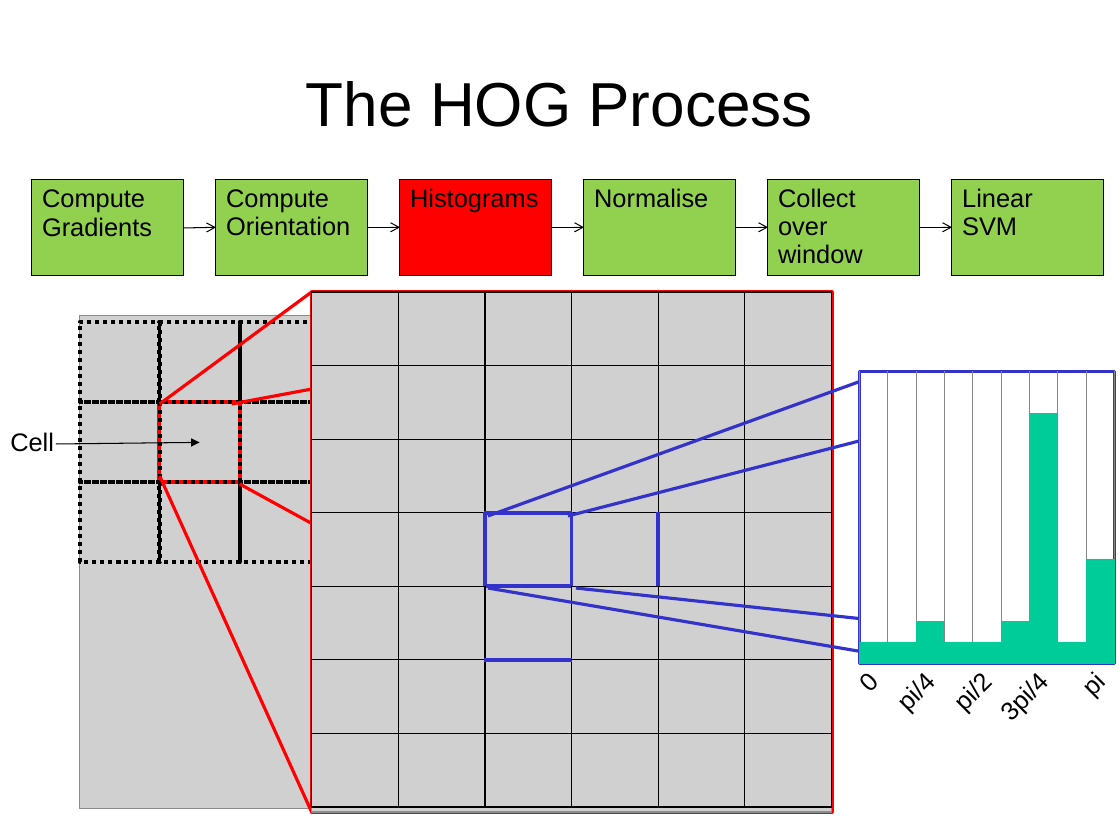
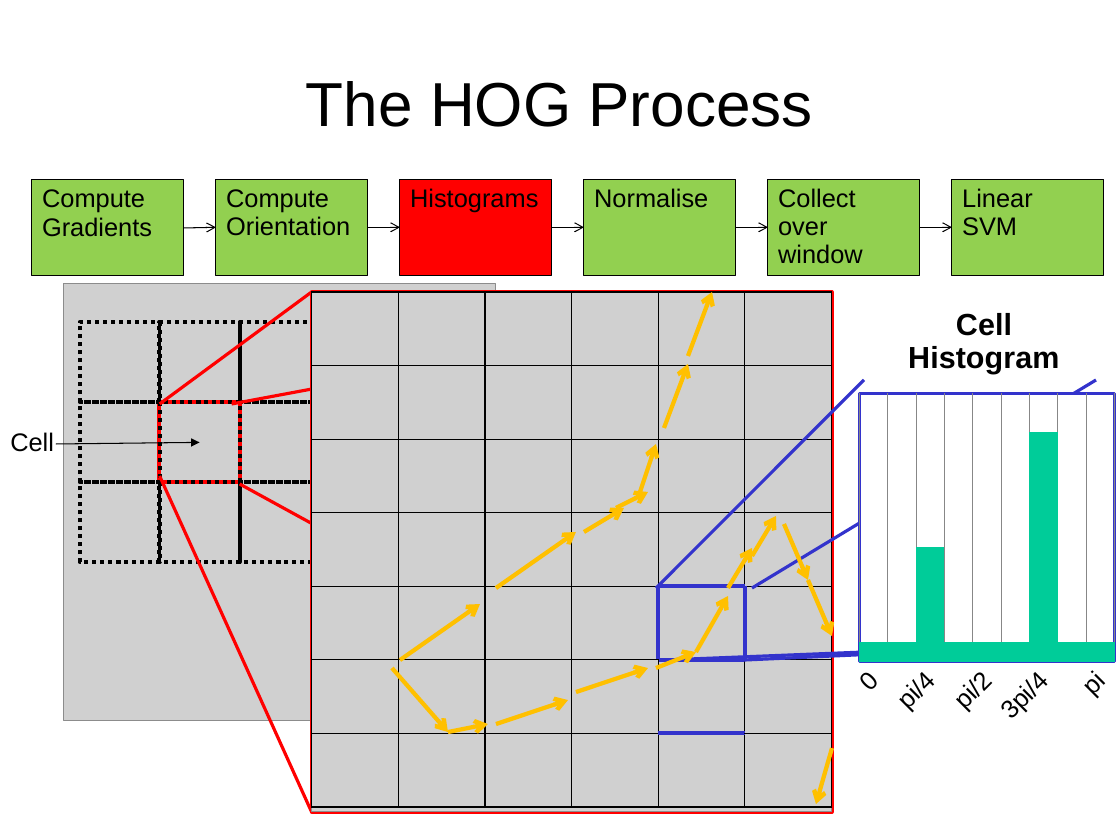
Before and after one commit to jgac1g08/OrientedGrads, a slide deck: slide 11 of HOGPres1.pptx. Drawn at 1120x840 pixels with LibreOffice and Linux fonts; fonts in the diff are those of the drawing; grey boxes stand for pictures. Boxes give left, top, right and bottom in pixels: in the first picture for what was removed or moved away, otherwise in the second. Text is boxed around its words. In the diff, an @@ line names an element or a change of style, - is before the commit and + after.

Commit message:
added some more stuff to presentation

```diff
--- a/HOGPres1.pptx
+++ b/HOGPres1.pptx
@@ picture: place and size @@
-picture at [79,316,575,809]
+picture at [64,284,496,721]
@@ arrow added from (688, 356) to (712, 292), #FFC000 3 pt @@
@@ column chart at [849,284,1120,734] @@
@@ title "Cell Histogram" added @@
@@ Series 1, pi/4: 17 to 50 @@
@@ Series 1, 5pi/8: 17 to 8 @@
@@ Series 1, pi: 42 to 8 @@
@@ column chart: place and size @@
-column chart at [849,364,1120,734]
+column chart at [849,284,1120,734]
@@ line moved from (488, 516) - (864, 380) to (657, 588) - (864, 380) @@
@@ arrow added from (665, 428) to (688, 364), #FFC000 3 pt @@
@@ line moved from (568, 516) - (1097, 380) to (752, 588) - (1097, 380) @@
@@ arrow added from (640, 492) to (657, 444), #FFC000 3 pt @@
@@ arrow added from (584, 533) to (624, 508), #FFC000 3 pt @@
@@ arrow added from (616, 508) to (648, 492), #FFC000 3 pt @@
@@ arrow added from (496, 588) to (576, 533), #FFC000 3 pt @@
@@ arrow added from (752, 556) to (776, 516), #FFC000 3 pt @@
@@ arrow added from (785, 524) to (808, 580), #FFC000 3 pt @@
@@ arrow added from (729, 588) to (752, 548), #FFC000 3 pt @@
@@ arrow added from (696, 652) to (729, 597), #FFC000 3 pt @@
@@ arrow added from (808, 580) to (832, 636), #FFC000 3 pt @@
@@ arrow added from (400, 661) to (480, 604), #FFC000 3 pt @@
@@ arrow added from (657, 668) to (696, 652), #FFC000 3 pt @@
@@ line moved from (488, 588) - (864, 652) to (665, 661) - (864, 652) @@
@@ line moved from (576, 588) - (1097, 644) to (744, 661) - (1097, 644) @@
@@ arrow added from (392, 668) to (448, 732), #FFC000 3 pt @@
@@ arrow added from (576, 692) to (648, 668), #FFC000 3 pt @@
@@ arrow added from (496, 725) to (568, 700), #FFC000 3 pt @@
@@ arrow added from (448, 732) to (488, 725), #FFC000 3 pt @@
@@ arrow added from (832, 748) to (816, 804), #FFC000 3 pt @@
```
Also in this commit, not shown: 3 other slides changed, 4 slides added.
